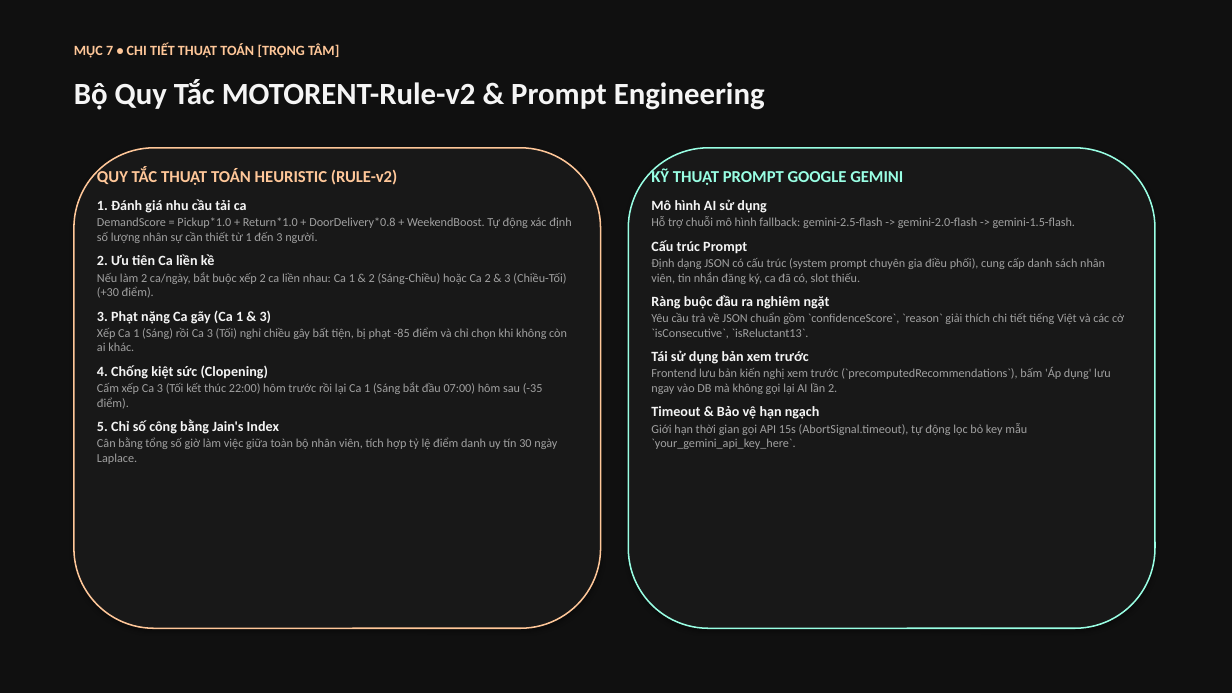
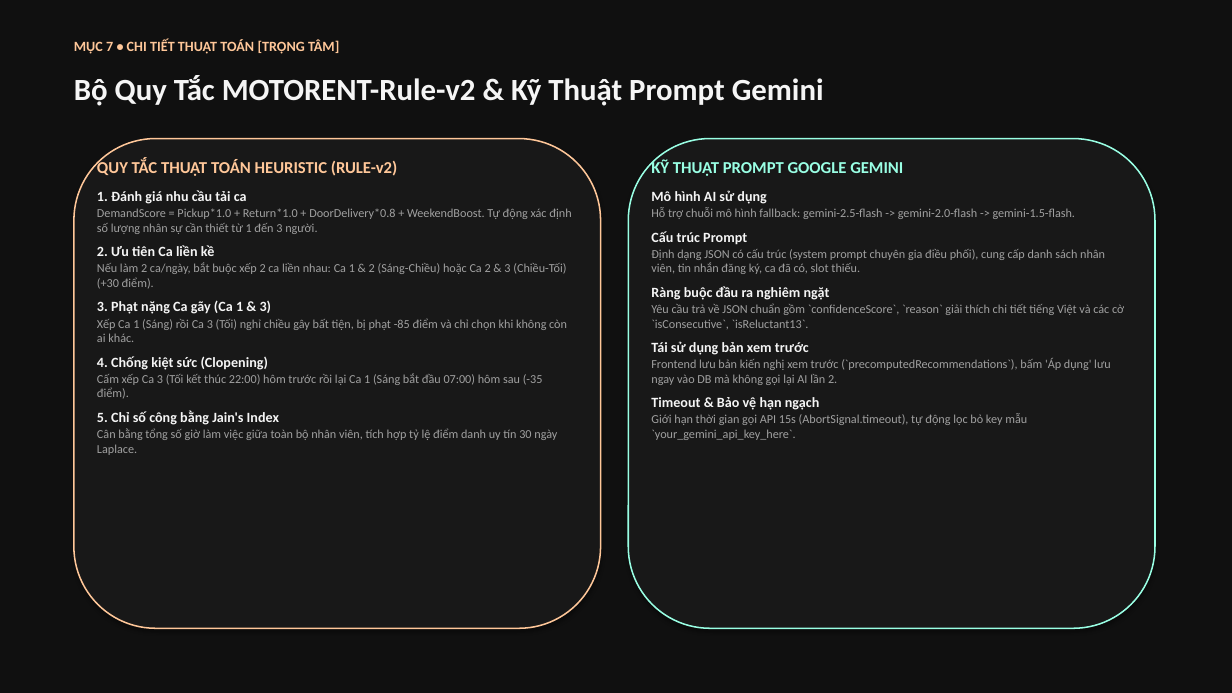
Before and after one commit to Hoang-124/Motorent, a slide deck: slide 11 of docs/MOTORENT_SWP391_Slide_Trinh_Bay.pptx. Drawn at 1232x693 pixels with LibreOffice and Linux fonts; fonts in the diff are those of the drawing. Boxes give left, top, right and bottom in pixels: in the first picture for what was removed or moved away, otherwise in the second. Text is boxed around its words. In the diff, an @@ line names an element or a change of style, - is before the commit and + after.

```diff
--- a/docs/MOTORENT_SWP391_Slide_Trinh_Bay.pptx
+++ b/docs/MOTORENT_SWP391_Slide_Trinh_Bay.pptx
@@ text "MỤC 7 • CHI TIẾT ...": place and size @@
-text "MỤC 7 • CHI TIẾT ..." at bbox=[74, 43, 339, 58]
+text "MỤC 7 • CHI TIẾT ..." at bbox=[74, 39, 339, 54]
@@ text at bbox=[74, 75, 824, 106]: text changed @@
-Bộ Quy Tắc MOTORENT-Rule-v2 & Prompt Engineering
+Bộ Quy Tắc MOTORENT-Rule-v2 & Kỹ Thuật Prompt Gemini
@@ rounded rectangle: place and size @@
-rounded rectangle at bbox=[74, 148, 601, 628]
+rounded rectangle at bbox=[74, 139, 601, 628]
@@ rounded rectangle: place and size @@
-rounded rectangle at bbox=[628, 148, 1155, 628]
+rounded rectangle at bbox=[628, 139, 1155, 628]
@@ text "QUY TẮC THUẬT TOÁN HEURISTIC ...": place and size @@
-text "QUY TẮC THUẬT TOÁN HEURISTIC ..." at bbox=[97, 169, 571, 464]
+text "QUY TẮC THUẬT TOÁN HEURISTIC ..." at bbox=[97, 160, 571, 455]
@@ text "KỸ THUẬT PROMPT GOOGLE GEMINI": place and size @@
-text "KỸ THUẬT PROMPT GOOGLE GEMINI" at bbox=[651, 169, 1124, 449]
+text "KỸ THUẬT PROMPT GOOGLE GEMINI" at bbox=[651, 160, 1124, 440]
```
Also in this commit, not shown: 11 other slides changed, 1 slide added, 1 slide removed, 12 other files.
